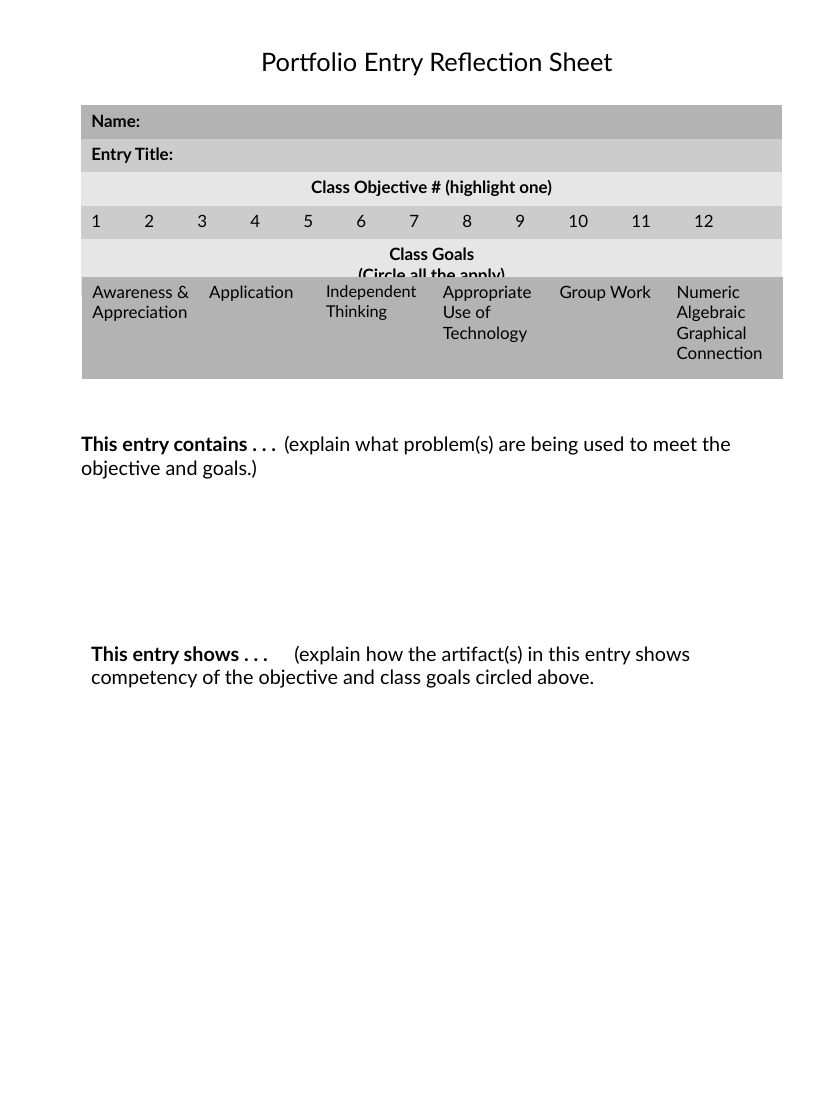
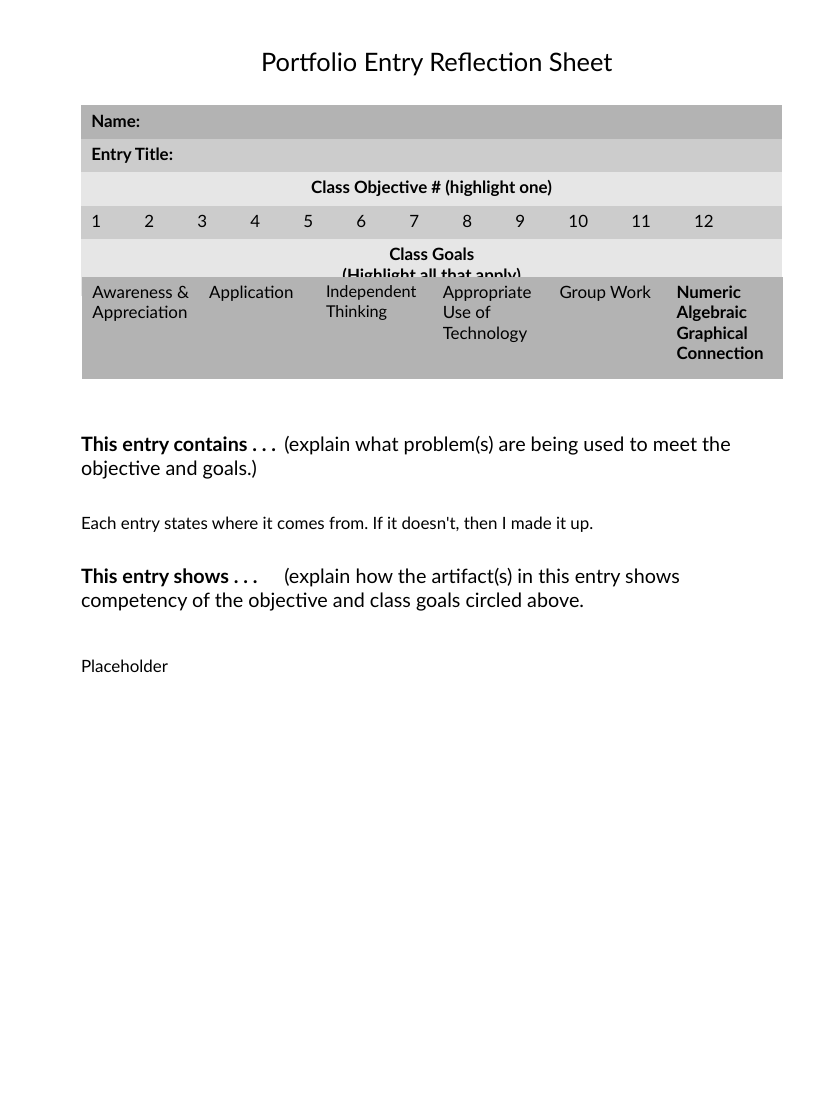
Before and after one commit to luisnaranjo733/precalc, a slide deck: slide 1 of reflection_template.odp. Drawn at 840x1120 pixels with LibreOffice and Linux fonts; fonts in the diff are those of the drawing. Boxes give left, top, right and bottom in pixels: in the first picture for what was removed or moved away, otherwise in the second. Text is boxed around its words. In the diff, an @@ line names an element or a change of style, - is before the commit and + after.

```diff
--- a/reflection_template.odp
+++ b/reflection_template.odp
@@ table at (81, 106, 782, 281) @@
-row 5, column 1: Class Goals / (Circle all the apply)
+row 5, column 1: Class Goals / (Highlight all that apply)
@@ table at (82, 276, 783, 363) @@
@@ bold on in "Numeric Algebraic Graphical Connection" @@
@@ text added at (81, 516, 593, 532), 12 pt, text #000000 @@
+Each entry states where it comes from. If it doesn't, then I made it up.
@@ text "This entry shows . . ...": place and size @@
-text "This entry shows . . ..." at (91, 646, 690, 688)
+text "This entry shows . . ..." at (81, 568, 680, 611)
@@ text added at (81, 659, 168, 672), 12 pt, text #000000 @@
+Placeholder
```
Also in this commit, not shown: 12 other files.
